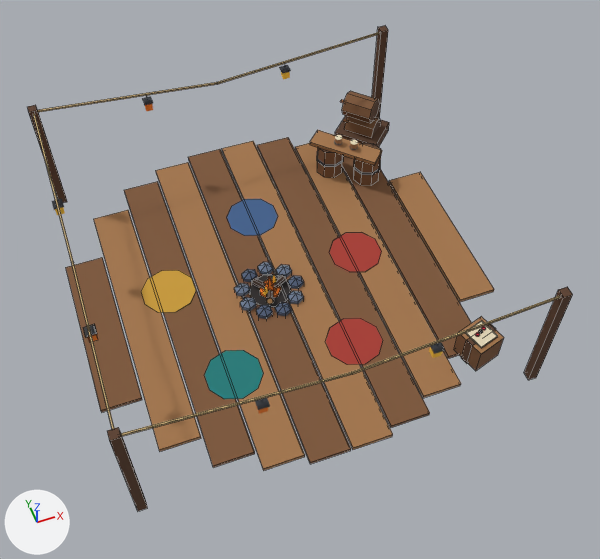
Two versions of the Blender file raccoon/patio_bar.blend, one commit apart.
Both versions are drawn from a 50 mm camera at (-0.73, -2.32, 3.19) aimed at (0.05, -0.17, 0.2). The axes (+X, +Y, +Z) are drawn at lower left. The lights are the same throughout. The first picture is the older version. Mesh edges are drawn as thin lines on the coarser meshes.

The first picture shows 'bld_patio_bar_2x2' and 9 more.
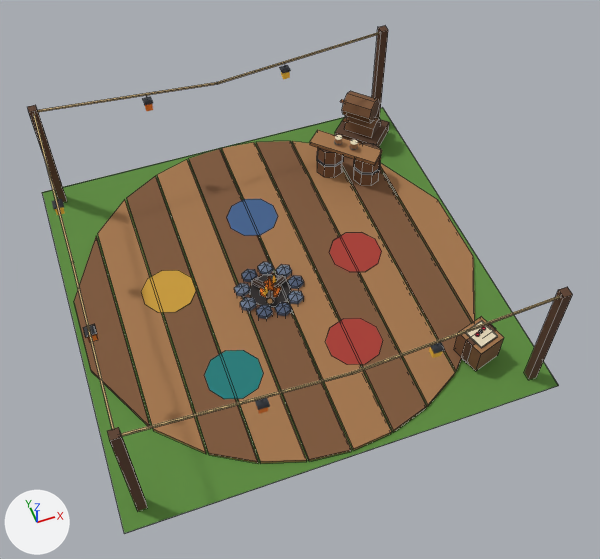
The edits, one by one:
me_bld_patio_bar_2x2 is used by ob_bld_patio_bar_2x2; location (0.0, 0.0, 0.0).
me_bld_patio_bar_2x2 had 647 vertices, 462 faces and spanned x -0.95..0.95, y -0.95..0.95, z 0.0..0.62.
me_bld_patio_bar_2x2 now has 655 vertices, 467 faces and spans x -0.97..0.97, y -0.97..0.97, z 0.0..0.62.
me_bld_patio_bar_2x2 part 1: the loose piece of 8 vertices spanning x -0.38..-0.19, y -0.91..0.91, z 0.0..0.02 is scaled about its middle by (10.8, 1.07, 0.2), then moved by (0.28, 0.0, -0.01).
me_bld_patio_bar_2x2 part 2: the loose piece of 8 vertices spanning x -0.95..-0.76, y -0.41..0.41, z 0.0..0.02 is rebuilt with 8 vertices and now spans x -0.94..-0.76, y -0.56..0.56, z 0.0..0.02.
me_bld_patio_bar_2x2 part 3: the loose piece of 8 vertices spanning x 0.58..0.75, y -0.68..0.68, z 0.0..0.02 is rebuilt with 8 vertices and now spans x 0.57..0.75, y -0.76..0.76, z 0.0..0.02.
me_bld_patio_bar_2x2 part 4: the loose piece of 8 vertices spanning x -0.75..-0.58, y -0.68..0.68, z 0.0..0.02 is rebuilt with 8 vertices and now spans x -0.75..-0.57, y -0.76..0.76, z 0.0..0.02.
me_bld_patio_bar_2x2 part 5: the loose piece of 8 vertices spanning x 0.76..0.95, y -0.41..0.41, z 0.0..0.02 is rebuilt with 8 vertices and now spans x 0.76..0.94, y -0.56..0.56, z 0.0..0.02.
me_bld_patio_bar_2x2 part 6: the loose piece of 8 vertices spanning x 0.19..0.38, y -0.91..0.91, z 0.0..0.02 is rebuilt with 8 vertices and now spans x 0.19..0.38, y -0.93..0.93, z 0.0..0.02.
me_bld_patio_bar_2x2 part 7: the loose piece of 8 vertices spanning x -0.56..-0.38, y -0.82..0.82, z 0.0..0.02 is rebuilt with 8 vertices and now spans x -0.56..-0.38, y -0.87..0.87, z 0.0..0.02.
me_bld_patio_bar_2x2 part 8: the loose piece of 8 vertices spanning x 0.38..0.56, y -0.82..0.82, z 0.0..0.02 is rebuilt with 8 vertices and now spans x 0.38..0.56, y -0.87..0.87, z 0.0..0.02.
Part 9, on me_bld_patio_bar_2x2:
6 faces are deleted.
4 vertices in x -0.19..0.19, y -0.95, z 0.0..0.02 move by (0.0, 0.02, 0.0).
6 vertices move from x -0.19..0.19, y 0.95, z 0.0..0.02 to x -0.19..0.19, y 0.93..0.95, z 0.0..0.02.
8 vertices are added at x -0.38..-0.19, y -0.93..0.93, z 0.0..0.02.
11 new faces join them.
Other edits to the shape of me_bld_patio_bar_2x2 do not show in these pictures.

Boxes (x1, y1, x2, y2) around the edits, measured in the pictures (600 x 559 px; the box of a moved part takes in the faces that stretch with it):
'bld_patio_bar_2x2', reshaped
    before: (27, 26, 573, 511)
    after: (27, 26, 573, 533)
part 1 of me_bld_patio_bar_2x2, moved or reshaped
    before: (156, 162, 305, 471)
    after: (42, 107, 559, 533)
part 2 of me_bld_patio_bar_2x2, rebuilt (23% taller)
    before: (66, 258, 142, 412)
    after: (74, 237, 150, 426)
part 3 of me_bld_patio_bar_2x2, rebuilt (6% taller)
    before: (342, 156, 471, 359)
    after: (342, 156, 471, 372)
part 4 of me_bld_patio_bar_2x2, rebuilt
    before: (94, 210, 201, 451)
    after: (98, 200, 206, 454)
part 5 of me_bld_patio_bar_2x2, rebuilt (9% narrower, 23% taller)
    before: (389, 172, 494, 302)
    after: (380, 163, 475, 323)
part 6 of me_bld_patio_bar_2x2, rebuilt
    before: (257, 137, 430, 428)
    after: (256, 141, 427, 432)
part 7 of me_bld_patio_bar_2x2, rebuilt
    before: (124, 182, 255, 467)
    after: (127, 176, 258, 463)
part 8 of me_bld_patio_bar_2x2, rebuilt
    before: (295, 143, 461, 398)
    after: (292, 141, 455, 406)
part 9 of me_bld_patio_bar_2x2, moved or reshaped
    before: (188, 141, 393, 464)
    after: (157, 142, 392, 463)
